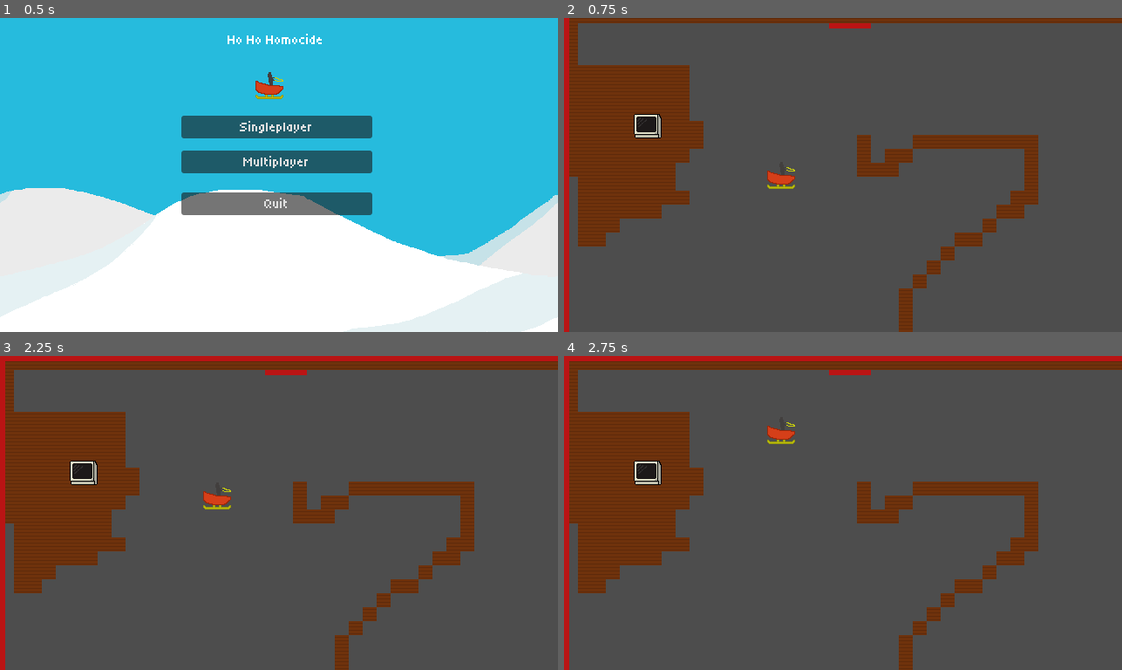
Above: before the commit, frames 1-4 (two rows, left to right).
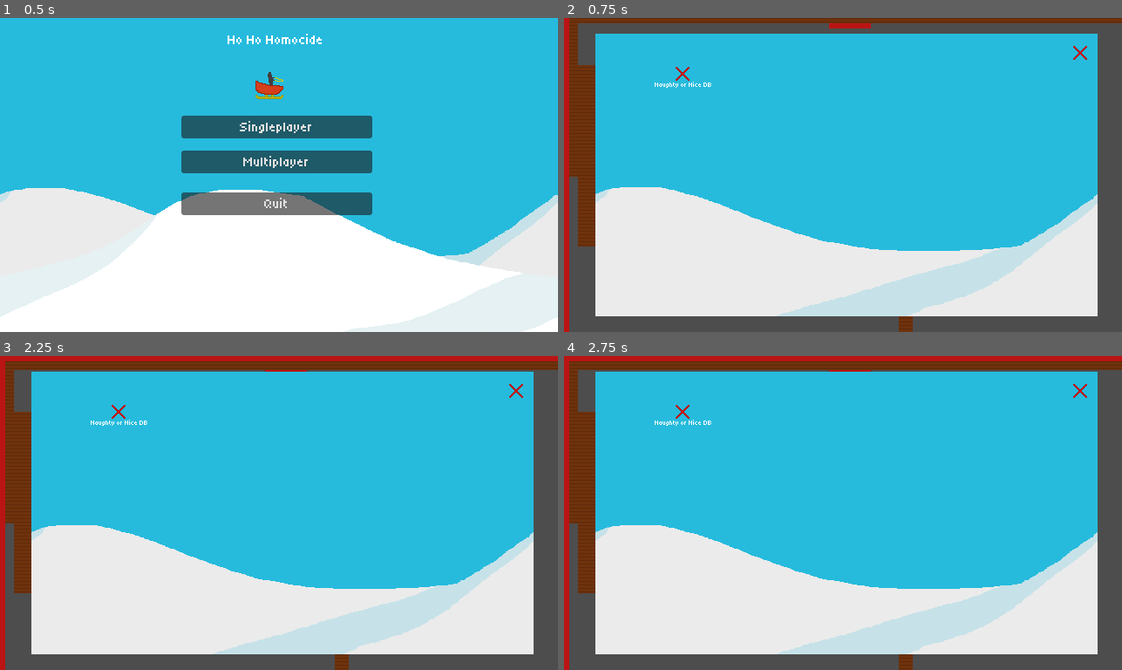
Above: after the commit, the same moments.

Repository: Workaholic-Games/Ho-Ho-Homocide
Game: Godot game, scene res://main/main.tscn
Same seed, same stepped clock (60 frames per second), same inputs: the game is played once before the commit and once after it.
Inputs (mouse positions are in pixels of both pictures, inside the frame that each line leads up to):
- Up to frame 1 (0.5 s): no input
- Up to frame 2 (0.75 s): click "Singleplayer" at 0.5 s
- Up to frame 3 (2.25 s): click (117, 412) at 1.25 s, where only the run after the commit has a clickable "Naughty or Nice DB"; tap Enter at 2 s; hold Up (ui_up) from 2.03 s (still down); hold E (interact) from 2.03 s (still down)
- Up to frame 4 (2.75 s): keep holding Up (ui_up); keep holding E (interact)

Frame 1 is identical in both runs. In frame 2, 81% of the frame differs, in the area x 5-96%, y 5-95%; in frame 3, 81%; in frame 4, 81%.

Commit message:
added naughty nice db

Diff:
--- a/computer.gd
+++ b/computer.gd
@@ -1,4 +1,6 @@
 extends Node2D
+
+@export var ui : CanvasLayer
 
 @onready var interaction_area : InteractionArea = $InteractionArea
 
@@ -7,4 +9,13 @@
 	interaction_area.interact = Callable(self, "_on_interact")
 
 func _on_interact():
+	$Computer.play()
+	await $Computer.animation_finished
+	ui.show()
 	print("BEEP BOOP")
+
+
+func _on_close_button_pressed() -> void:
+	$AudioStreamPlayer2D.play(0.56)
+	ui.hide()
+	$Computer.play_backwards("open")
--- a/computer.tscn
+++ b/computer.tscn
@@ -3,17 +3,93 @@
 [ext_resource type="Script" uid="uid://vuryug88n8sj" path="res://computer.gd" id="1_gcbbq"]
 [ext_resource type="Texture2D" uid="uid://bw6eoin5f5fq3" path="res://computer.png" id="1_gxl5a"]
 [ext_resource type="PackedScene" uid="uid://c4aqnatflm4qf" path="res://interaction/interaction_area/interaction_area.tscn" id="3_gcbbq"]
+[ext_resource type="AudioStream" uid="uid://1x1gvbjj0avr" path="res://Mouse Click Sound Effect.mp3" id="4_jr5mb"]
+
+[sub_resource type="AtlasTexture" id="AtlasTexture_gcbbq"]
+atlas = ExtResource("1_gxl5a")
+region = Rect2(0, 0, 32, 32)
+
+[sub_resource type="AtlasTexture" id="AtlasTexture_jr5mb"]
+atlas = ExtResource("1_gxl5a")
+region = Rect2(0, 32, 32, 32)
+
+[sub_resource type="AtlasTexture" id="AtlasTexture_4xfga"]
+atlas = ExtResource("1_gxl5a")
+region = Rect2(0, 64, 32, 32)
+
+[sub_resource type="AtlasTexture" id="AtlasTexture_wy26k"]
+atlas = ExtResource("1_gxl5a")
+region = Rect2(32, 0, 32, 32)
+
+[sub_resource type="AtlasTexture" id="AtlasTexture_k1uhn"]
+atlas = ExtResource("1_gxl5a")
+region = Rect2(32, 32, 32, 32)
+
+[sub_resource type="AtlasTexture" id="AtlasTexture_gxngq"]
+atlas = ExtResource("1_gxl5a")
+region = Rect2(32, 64, 32, 32)
+
+[sub_resource type="AtlasTexture" id="AtlasTexture_iiass"]
+atlas = ExtResource("1_gxl5a")
+region = Rect2(64, 0, 32, 32)
+
+[sub_resource type="AtlasTexture" id="AtlasTexture_pgtsp"]
+atlas = ExtResource("1_gxl5a")
+region = Rect2(64, 32, 32, 32)
+
+[sub_resource type="AtlasTexture" id="AtlasTexture_o7oi2"]
+atlas = ExtResource("1_gxl5a")
+region = Rect2(64, 64, 32, 32)
+
+[sub_resource type="SpriteFrames" id="SpriteFrames_8epoo"]
+animations = [{
+"frames": [{
+"duration": 2.0,
+"texture": SubResource("AtlasTexture_gcbbq")
+}, {
+"duration": 1.9,
+"texture": SubResource("AtlasTexture_jr5mb")
+}, {
+"duration": 1.8,
+"texture": SubResource("AtlasTexture_4xfga")
+}, {
+"duration": 1.7,
+"texture": SubResource("AtlasTexture_wy26k")
+}, {
+"duration": 1.6,
+"texture": SubResource("AtlasTexture_k1uhn")
+}, {
+"duration": 1.5,
+"texture": SubResource("AtlasTexture_gxngq")
+}, {
+"duration": 1.5,
+"texture": SubResource("AtlasTexture_iiass")
+}, {
+"duration": 1.4,
+"texture": SubResource("AtlasTexture_pgtsp")
+}, {
+"duration": 1.3,
+"texture": SubResource("AtlasTexture_o7oi2")
+}],
+"loop": 0,
+"name": &"open",
+"speed": 6.0
+}]
 
 [sub_resource type="CircleShape2D" id="CircleShape2D_3poc4"]
 radius = 60.0
 
-[node name="Node2D" type="Node2D" unique_id=972793786]
+[node name="Computer" type="Node2D" unique_id=972793786]
 script = ExtResource("1_gcbbq")
 
-[node name="Computer" type="Sprite2D" parent="." unique_id=2142772158]
-texture = ExtResource("1_gxl5a")
+[node name="Computer" type="AnimatedSprite2D" parent="." unique_id=1225225574]
+sprite_frames = SubResource("SpriteFrames_8epoo")
+animation = &"open"
 
 [node name="InteractionArea" parent="." unique_id=1504337543 instance=ExtResource("3_gcbbq")]
 
 [node name="CollisionShape2D" type="CollisionShape2D" parent="InteractionArea" unique_id=1125910233]
 shape = SubResource("CircleShape2D_3poc4")
+
+[node name="AudioStreamPlayer2D" type="AudioStreamPlayer2D" parent="." unique_id=57824083]
+stream = ExtResource("4_jr5mb")
--- a/interaction/interaction_area/interaction_area.gd
+++ b/interaction/interaction_area/interaction_area.gd
@@ -7,9 +7,8 @@
 	pass
 
 
-func _on_body_entered(body: Node2D) -> void:
+func _on_body_entered(_body: Node2D) -> void:
 	InteractionManager.register_area(self)
-	print(body)
 
 
 func _on_body_exited(_body: Node2D) -> void:
--- a/interaction/interaction_manager.gd
+++ b/interaction/interaction_manager.gd
@@ -11,7 +11,6 @@
 
 func register_area(area : InteractionArea):
 	active_areas.push_back(area)
-	print("reg")
 
 func unregister_area(area : InteractionArea):
 	var index = active_areas.find(area)
--- a/main/main.gd
+++ b/main/main.gd
@@ -1,14 +1,4 @@
 extends Node2D
-
-
-# Called when the node enters the scene tree for the first time.
-func _ready() -> void:
-	pass # Replace with function body.
-
-
-# Called every frame. 'delta' is the elapsed time since the previous frame.
-func _process(delta: float) -> void:
-	pass
 
 
 func _on_singleplayer_pressed() -> void:
--- a/main/player.tscn
+++ b/main/player.tscn
@@ -69,6 +69,7 @@
 }
 
 [node name="Player" type="CharacterBody2D" unique_id=2081383243 groups=["player"]]
+z_index = 2
 collision_layer = 2
 script = ExtResource("1_ou4ca")
 
--- a/workshop.tscn
+++ b/workshop.tscn
@@ -4,6 +4,8 @@
 [ext_resource type="PackedScene" uid="uid://7tbtc5qng4re" path="res://main/player.tscn" id="1_4mwdg"]
 [ext_resource type="Texture2D" uid="uid://bchy47fkrkha6" path="res://tilemap_atlas.png" id="1_qrwm2"]
 [ext_resource type="Script" uid="uid://dcjcp0rsxxx8j" path="res://follow_cam.gd" id="3_auti2"]
+[ext_resource type="Texture2D" uid="uid://dadn3yoahyt77" path="res://background.png" id="5_as4r2"]
+[ext_resource type="Texture2D" uid="uid://bwd4i4cno0kl1" path="res://close_button.png" id="6_6y7g7"]
 
 [sub_resource type="TileSetAtlasSource" id="TileSetAtlasSource_4mwdg"]
 texture = ExtResource("1_qrwm2")
@@ -37,9 +39,6 @@
 tile_map_data = PackedByteArray("AAAAAAsAAAABAAAAAAAAAAoAAAABAAAAAAAAAAkAAAABAAAAAAAAAAgAAAABAAAAAAAAAAcAAAABAAAAAAAAAA …(1696 unchanged characters)…
 tile_set = SubResource("TileSet_q0lp6")
 
-[node name="Node2D" parent="." unique_id=972793786 instance=ExtResource("1_3ip43")]
-position = Vector2(96, 134)
-
 [node name="Player" parent="." unique_id=2081383243 instance=ExtResource("1_4mwdg")]
 position = Vector2(249, 190)
 
@@ -51,3 +50,45 @@
 limit_bottom = 0
 script = ExtResource("3_auti2")
 tilemap = NodePath("../../Ground/Walls")
+
+[node name="Computer" parent="." unique_id=972793786 node_paths=PackedStringArray("ui") instance=ExtResource("1_3ip43")]
+position = Vector2(102, 115)
+ui = NodePath("../CanvasLayer")
+
+[node name="CanvasLayer" type="CanvasLayer" parent="." unique_id=1902215423]
+
+[node name="Background" type="Sprite2D" parent="CanvasLayer" unique_id=2075571092]
+position = Vector2(324, 180)
+scale = Vector2(0.9, 0.9)
+texture = ExtResource("5_as4r2")
+
+[node name="TextureButton" type="TextureButton" parent="CanvasLayer" unique_id=166599469]
+offset_left = 128.0
+offset_top = 56.0
+offset_right = 144.0
+offset_bottom = 72.0
+texture_normal = ExtResource("6_6y7g7")
+ignore_texture_size = true
+stretch_mode = 0
+
+[node name="Label" type="Label" parent="CanvasLayer/TextureButton" unique_id=1452020286]
+layout_mode = 0
+offset_left = -24.0
+offset_top = 16.0
+offset_right = 42.0
+offset_bottom = 25.0
+theme_override_font_sizes/font_size = 8
+text = "Naughty or Nice DB"
+horizontal_alignment = 1
+vertical_alignment = 1
+
+[node name="Close Button" type="TextureButton" parent="CanvasLayer" unique_id=538913003]
+offset_left = 584.0
+offset_top = 32.0
+offset_right = 600.0
+offset_bottom = 48.0
+texture_normal = ExtResource("6_6y7g7")
+ignore_texture_size = true
+stretch_mode = 0
+
+[connection signal="pressed" from="CanvasLayer/Close Button" to="Computer" method="_on_close_button_pressed"]
Not shown, added: Mouse Click Sound Effect.mp3.import
Binary file added: close_button.png
Not shown, added: close_button.png.import
Binary file changed: computer.png
Not shown, added: Mouse Click Sound Effect.mp3
Not shown, added: close_button.pxo
Not shown, changed: computer.pxo
